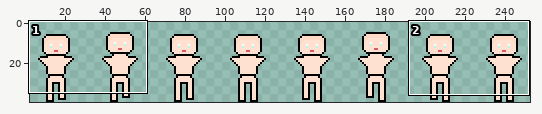
Pixel-art file: Aseprite/Front-walk-template-F.aseprite. Above, an overview of the earlier version with the close-up marked.
Close-up. Before the commit:
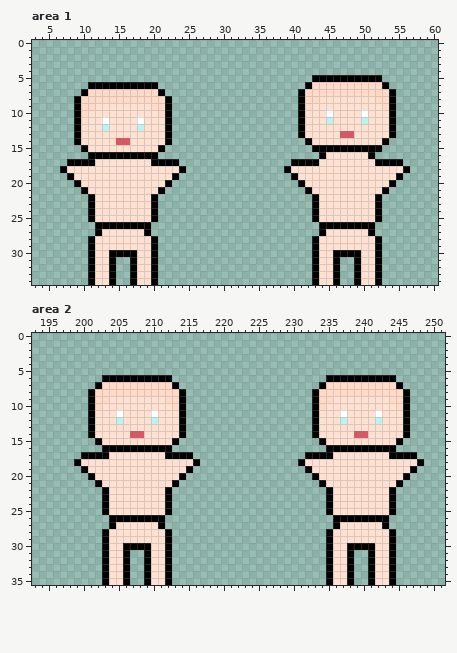
256x40 pixels, 1 frame. Shown: area 1: x 3..60, y 0..34; area 2: x 193..251, y 0..35. The wide view leaves out empty margins. The commit also changed other parts of the picture, which this record leaves out.
The same view after the edit:
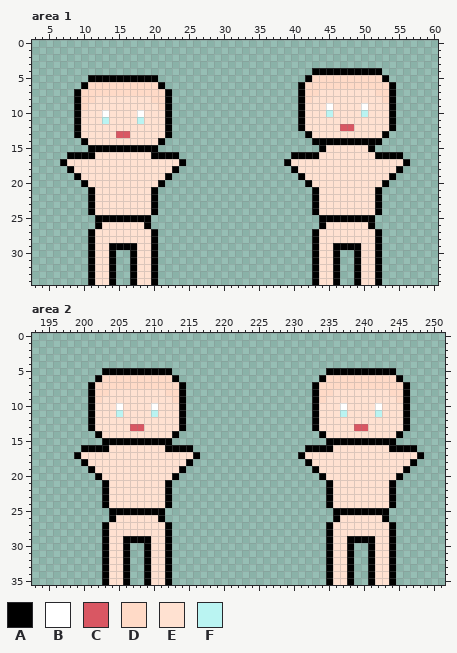
Palette (. is transparent): A #000000  B #ffffff  C #d95763  D #ffdac7  E #ffe1d1  F #baf4f2
The edit:
Changed rows in their new state; - is an unchanged pixel.
Area 1, layer "Layer 2":
first column x 7:
 4 ------------------------------------AAAAAAAAAA----
 5 ----AAAAAAAAAA---------------------ADDDDDDDDDDA---
 6 ---ADDDDDDDDDDA-------------------AD----------DA--
 7 --AD----------DA---------------------EEEEEEEE-----
 8 -----EEEEEEEE-----------------------E--------E----
 9 ----E--------E---------------------E--B----B--E---
10 ---E--B----B--E-----------------------F----F------
11 ------F----F--------------------------E----E------
12 ------E----E----------------------------CC--------
13 --------CC------------------------.A----EE----A.--
14 --.A----EE----A.-------------------.AAAAAAAAAA.---
15 ---.AAAAAAAAAA.---------------------.-EEEEEE-.----
16 -AAA-EEEEEEEE-AAA----------------AAAAE------EAAAA-
17 AEEEE--------EEEEA--------------AEEEE--------EEEEA
18 .A--------------A.--------------.A--------------A.
19 -.A------------A.----------------.A------------A.-
20 --.A----------A.------------------.A----------A.--
21 ---.A--------A.--------------------.A--------A.---
first column x 11:
25 .AAAAAAAA.----------------------.AAAAAAAA.
26 --EEEEEE--------------------------EEEEEE--
27 AE------EA----------------------AE------EA
29 ---AAAA----------------------------AAAA---
30 ----..------------------------------..----
Area 2, layer "Layer 2":
first column x 199:
 5 ----AAAAAAAAAA----------------------AAAAAAAAAA----
 6 ---ADDDDDDDDDDA--------------------ADDDDDDDDDDA---
 7 --AD----------DA------------------AD----------DA--
 8 -----EEEEEEEE------------------------EEEEEEEE-----
 9 ----E--------E----------------------E--------E----
10 ---E--B----B--E--------------------E--B----B--E---
11 ------F----F--------------------------F----F------
12 ------E----E--------------------------E----E------
13 --------CC------------------------------CC--------
14 --.A----EE----A.------------------.A----EE----A.--
15 ---.AAAAAAAAAA.--------------------.AAAAAAAAAA.---
16 -AAA-EEEEEEEE-AAA----------------AAA-EEEEEEEE-AAA-
17 AEEEE--------EEEEA--------------AEEEE--------EEEEA
18 .A--------------A.--------------.A--------------A.
19 -.A------------A.----------------.A------------A.-
20 --.A----------A.------------------.A----------A.--
21 ---.A--------A.--------------------.A--------A.---
first column x 203:
25 .AAAAAAAA.----------------------.AAAAAAAA.
26 --EEEEEE--------------------------EEEEEE--
27 AE------EA----------------------AE------EA
29 ---AAAA----------------------------AAAA---
30 ----..------------------------------..----
